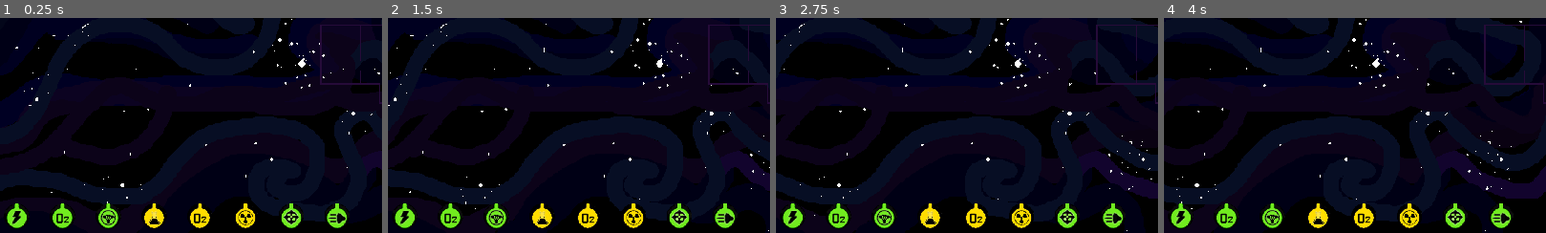
Above: before the commit, frames 1-4 (left to right).
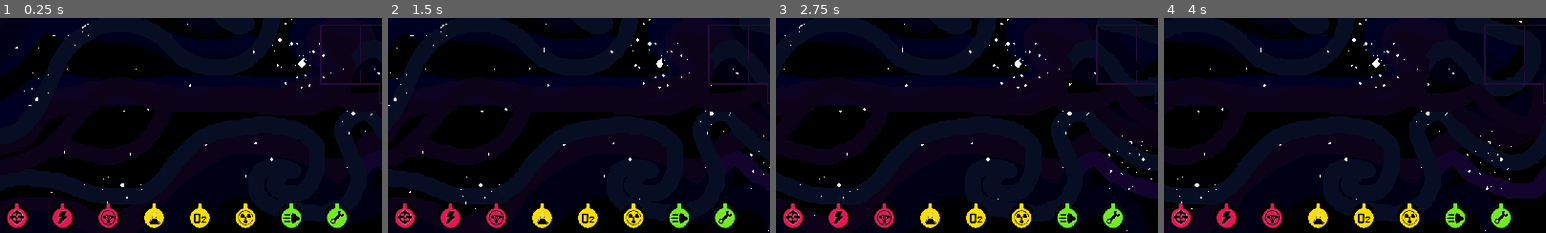
Above: after the commit, the same moments.

Repository: feargrinn/cyberiada2024
Game: Godot game, scene res://scenes/key_scenes/game.tscn
Two runs of this game, one before a commit and one after it. Both use one fixed random seed, a clock stepped at 60 frames per second and the inputs below.
Inputs:
- Up to frame 1 (0.25 s): no input
- Up to frame 2 (1.5 s): tap Enter (interact_B) at 0.5 s; tap S (A_dol) at 0.6 s; tap W (A_gora) at 1.35 s
- Up to frame 3 (2.75 s): tap A (A_lewo) at 2.1 s
- Up to frame 4 (4 s): tap D (A_prawo) at 2.85 s; tap Down (B_dol) at 3.6 s
The pictures show only the part of the screen within x 0-50%, y 50-100%; the shares and areas given below are measured in that part.

The runs differ from the first frame. In frame 1, 1.6% of the frame differs, in the area x 1-91%, y 86-98%; in frame 2, 1.6%; in frame 3, 1.6%; in frame 4, 1.6%.

Commit message:
i added shit and imma pull some png soon
''v

Diff:
--- a/scenes/key_scenes/game.tscn
+++ b/scenes/key_scenes/game.tscn
@@ -241,3 +241,5 @@
 [node name="Control" type="Control" parent="MarginContainer/HBoxContainer"]
 layout_mode = 2
 size_flags_horizontal = 3
+
+[node name="Sprite2D" type="Sprite2D" parent="MarginContainer/HBoxContainer/Control"]
--- a/scripts/game.gd
+++ b/scripts/game.gd
@@ -17,6 +17,8 @@
 		#var bad_texture_path = base_path + node_name + "bad.png"
 		var teksturka_loc = "../MarginContainer/HBoxContainer/HBoxContainer/"+b+"/Sprite2D"
 		if Globals.get(b) > 66:
+			var kurwatura = load("res://textures/Symbole GUI statku/" + b.capitalize() + "Good.png")
+			get_node(teksturka_loc).texture = kurwatura
 			#$"../MarginContainer/HBoxContainer/HBoxContainer/cisnienie/Sprite2D"
 			#$"../MarginContainer/HBoxContainer/HBoxContainer/lab"
 			#get_node(teksturka_loc).Texture = ("res://textures/Symbole GUI statku/" + b.capitalize() + "good.png")
@@ -35,14 +37,16 @@
 			#print($"../MarginContainer/HBoxContainer/HBoxContainer/lab/Sprite2D")
 			#print($"../MarginContainer/HBoxContainer/HBoxContainer/cisnienie/Sprite2D".texture)
 			#print(get_node(teksturka_loc).get_child(0))
-			print("res://textures/Symbole GUI statku/" + b.capitalize() + "Mid.png")
+			#print("res://textures/Symbole GUI statku/" + b.capitalize() + "Mid.png")
 			var kurwatura = load("res://textures/Symbole GUI statku/" + b.capitalize() + "Mid.png")
 			get_node(teksturka_loc).texture = kurwatura
 
-			print('abrakurva')
 		elif Globals.get(b) <=33  and Globals.get(b) >0:
+			var kurwatura = load("res://textures/Symbole GUI statku/" + b.capitalize() + "Bad.png")
+			get_node(teksturka_loc).texture = kurwatura
 			pass
 		elif Globals.get(b) ==0:
+			#jakis alert czy cos
 			pass
 
 #this just kinda appeared on me???
